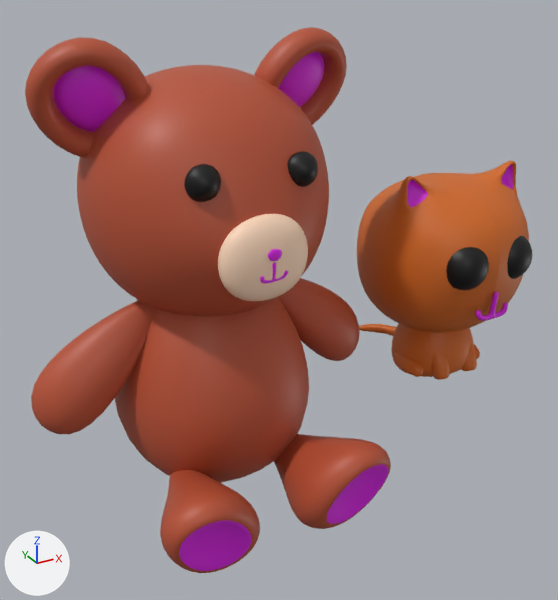
The glTF model modeles/Ours.glb, before and after one commit.
One viewpoint serves both versions: a 50 mm lens placed at (-4.36, -10.21, 6.32), pointed at (1.07, -0.33, 1.38). The axes (+X, +Y, +Z) are drawn at lower left. The lights are the same throughout. Where no turn or scale is listed for an object, it has been applied to the vertices.

The scene before the commit, as lines of its bpy script (objects in view):
```python
ob_bouche_001 = bpy.data.objects.new('Bouche.001', me_plan_003)
ob_bouche_001.location = (0.0, 0.0, 0.0)
ob_cube_002 = bpy.data.objects.new('Cube.002', me_cube_006)
ob_cube_002.location = (0.0, 0.0, 0.0)
ob_cube_003 = bpy.data.objects.new('Cube.003', me_cube_007)
ob_cube_003.location = (0.0, 0.0, 0.0)
ob_cube_004 = bpy.data.objects.new('Cube.004', me_cube_011)
ob_cube_004.location = (0.0, 0.0, 0.0)
ob_cube_005 = bpy.data.objects.new('Cube.005', me_cube_012)
ob_cube_005.location = (0.0, 0.0, 0.0)
ob_cube_006 = bpy.data.objects.new('Cube.006', me_cube_010)
ob_cube_006.location = (0.0, 0.0, 0.0)
ob_museau = bpy.data.objects.new('Museau', me_cube_001)
ob_museau.location = (0.0, 0.0, 0.0)
ob_plan = bpy.data.objects.new('Plan', me_plan)
ob_plan.location = (0.0, 0.0, 0.0)
# also in view: 'Oreilles' at (0.0, -0.02, 4.65); 'Yeux' at (0.0, -1.67, 3.81); 'Tête' at (0.0, -0.08, 3.19); 'Jambes' at (0.0, -1.64, -0.91); 'Corps' at (0.0, 0.0, 0.3)
```
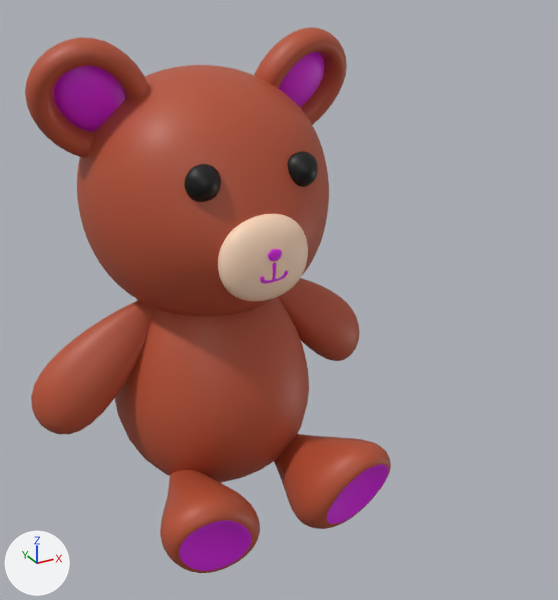
Boxes [x1, y1, x2, y2] around the edits, measured in the pictures (558 x 600 px):
'Cube.002', deleted (orange)
    before: [357, 161, 529, 333]
    faces in mat_cannelle (orange #d2691e): [357, 161, 529, 333]
    faces in mat_rose_ourson (pink #de1be7): [407, 165, 513, 207]
'Cube.003', deleted
    before: [391, 324, 474, 377]
'Cube.005', deleted (black)
    before: [446, 236, 532, 290]
'Cube.006', deleted
    before: [431, 343, 477, 380]
'Cube.004', deleted
    before: [393, 344, 480, 377]
'Bouche.001', deleted
    before: [475, 292, 508, 321]
'Plan', deleted
    before: [359, 324, 397, 336]

The change, as a list of edits to the scene's bpy script:
```text
Remove ob_cube_003:
    ob_cube_003 = bpy.data.objects.new('Cube.003', me_cube_007)
    ob_cube_003.location = (0.0, 0.0, 0.0)
Remove ob_bouche_001:
    ob_bouche_001 = bpy.data.objects.new('Bouche.001', me_plan_003)
    ob_bouche_001.location = (0.0, 0.0, 0.0)
Remove ob_cube_002:
    ob_cube_002 = bpy.data.objects.new('Cube.002', me_cube_006)
    ob_cube_002.location = (0.0, 0.0, 0.0)
Remove ob_cube_004:
    ob_cube_004 = bpy.data.objects.new('Cube.004', me_cube_011)
    ob_cube_004.location = (0.0, 0.0, 0.0)
Remove ob_cube_005:
    ob_cube_005 = bpy.data.objects.new('Cube.005', me_cube_012)
    ob_cube_005.location = (0.0, 0.0, 0.0)
Remove ob_cube_006:
    ob_cube_006 = bpy.data.objects.new('Cube.006', me_cube_010)
    ob_cube_006.location = (0.0, 0.0, 0.0)
Remove ob_plan:
    ob_plan = bpy.data.objects.new('Plan', me_plan)
    ob_plan.location = (0.0, 0.0, 0.0)
```
